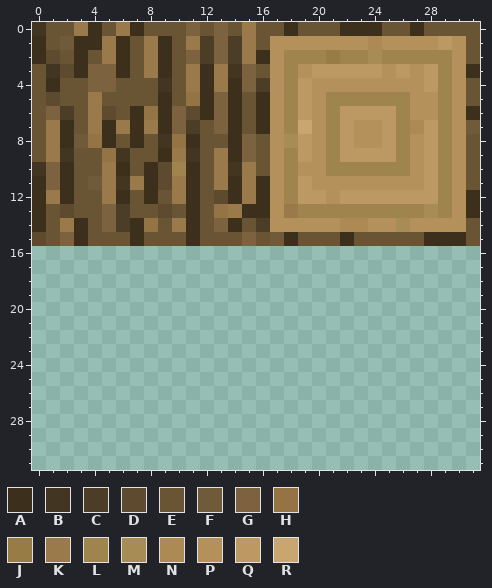
Pixel-art sprite -- src/main/resources/assets/getlost/textures/tesr/fireplace.png. The picture above was drawn from the file before the commit.
The file is 32x32 pixels. Colours within 5 levels of each other are drawn and written as one.
Palette (. is transparent): A #3c2f1c  B #423522  C #4c3d26  D #5e4b2f  E #695433  F #6f5a39  G #7c623e  H #947445  J #977c45  K #9a7a4b  L #9f844d  M #a78c55  N #ad8953  P #b4905a  Q #bc9862  R #c9a56f
Pixels before, first column x 0:
 0 BEEKAEKAEEEGEGEKEEAEEEAAAEEAEEEE
 1 AEFAAKAEKAEKCGCKEPPPPPPPNPPPPQPE
 2 ADEAEKAEKAEGCGCKAPLLLJLLMLLLLLPE
 3 EBDAGGAEKAEKAKBGEPLPQQQQQPQPQLPA
 4 EAEEGGEEEBEKAKAGCPLQPPPPPPPPQLPE
 5 EDEEKEEEEAEHAGAEAPLQPLLLLLLPPLPE
 6 EGCEKDEAHAGDAGAEAPLQPLQQQQLPPLPA
 7 EKAEKAKAKAGCEGAEAPLRPLQPPQLNQLPF
 8 EKAFHAEAEBHAEEAGEPMQPLQPPQLPQLPE
 9 EKBEEHBEEAKBEKAGEPLQPLQQQQLPQLPE
10 BGAEEKAEADLAEKBKEPLPPLLLLLLPQLPE
11 AGAEFKBKADKAEKAKAPLQPPPPPPPPQLPE
12 AKAEEKAEAEKAEDAKAPLQQPQQQQQQQLPA
13 AEDEEGCEEDEAEHKAAPKLLLLLLLLLMLPA
14 AEKAEGCAHEKAEGAECPPPPPNNPPMPPPPE
15 DEGAEEEAEEEAEEEGEFAEEEAEEEEEAAAE
Now the later version:
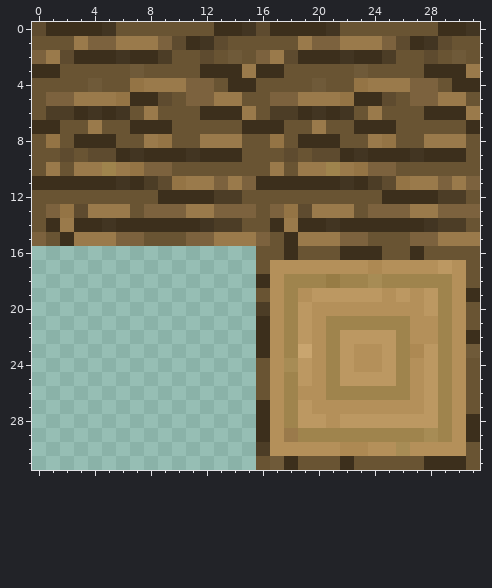
What changed:
Changed rows in their new state; - is an unchanged pixel.
first column x 0:
 0 DAAA-BEE---E-AABDA-AABEEE--E-AAB
 1 E-EKGGKK-GDABDEE-EEKGGKKKGDABDE-
 2 GKD-AABAAC-EDEFEGKDAAABAACEEDEF-
 3 AAEEEEEFEE-E-AAKAAEEEEEFEEEEAAAK
 4 -E--FE-HKKKGGE-AEEEEFEEHKKKGGEAA
 5 -GGK-KHAAD-GGKK-EGGKKKHAADEGGKK-
 6 -C-ABABEKEEE-A-KECCABABEKEEEAAAK
 7 AAE--EE-A-EE-EEA-AEEKEEAAAEEEEEA
 8 -HEAA--EKHEEKKKE-HEAAAEEKHEEKKK-
 9 -ED-DDABA-A-AA-E-EDEDDABAAABAAA-
10 EKEKKLKHGGEE-EEE-KEKK-KHGGEEEEE-
11 -A-AAA-AC-HKKGKG-AAAAABACDHKKGKG
12 EEE--EE-EAA-ACCEEEEEEEEEEAAAACCE
13 EGHDKKK-GGGKKGGGEGHDKKKEGGGKKGGG
14 EA--ABA-AAA-BCC-EAKAABAAAAAABCC-
15 G-AKKKGG---GGKKKGE-KKKGG---GGKKK
16 ----------------EEAEEEAAAEEAEEEE
17 ----------------EPPPPPPPNPPPPQPE
18 ----------------APLLLJLLMLLLLLPE
19 ----------------EPLPQQQQQPQPQLPA
20 ----------------CPLQPPPPPPPPQLPE
21 ----------------APLQPLLLLLLPPLPE
22 ----------------APLQPLQQQQLPPLPA
23 ----------------APLRPLQPPQLNQLPF
24 ----------------EPMQPLQPPQLPQLPE
25 ----------------EPLQPLQQQQLPQLPE
26 ----------------EPLPPLLLLLLPQLPE
27 ----------------APLQPPPPPPPPQLPE
28 ----------------APLQQPQQQQQQQLPA
29 ----------------APKLLLLLLLLLMLPA
30 ----------------CPPPPPNNPPMPPPPE
31 ----------------EFAEEEAEEEEEAAAE
Changed places in both pictures, as pixel boxes (x1, y1, x2, y2):
changed: (32, 22, 480, 470)
